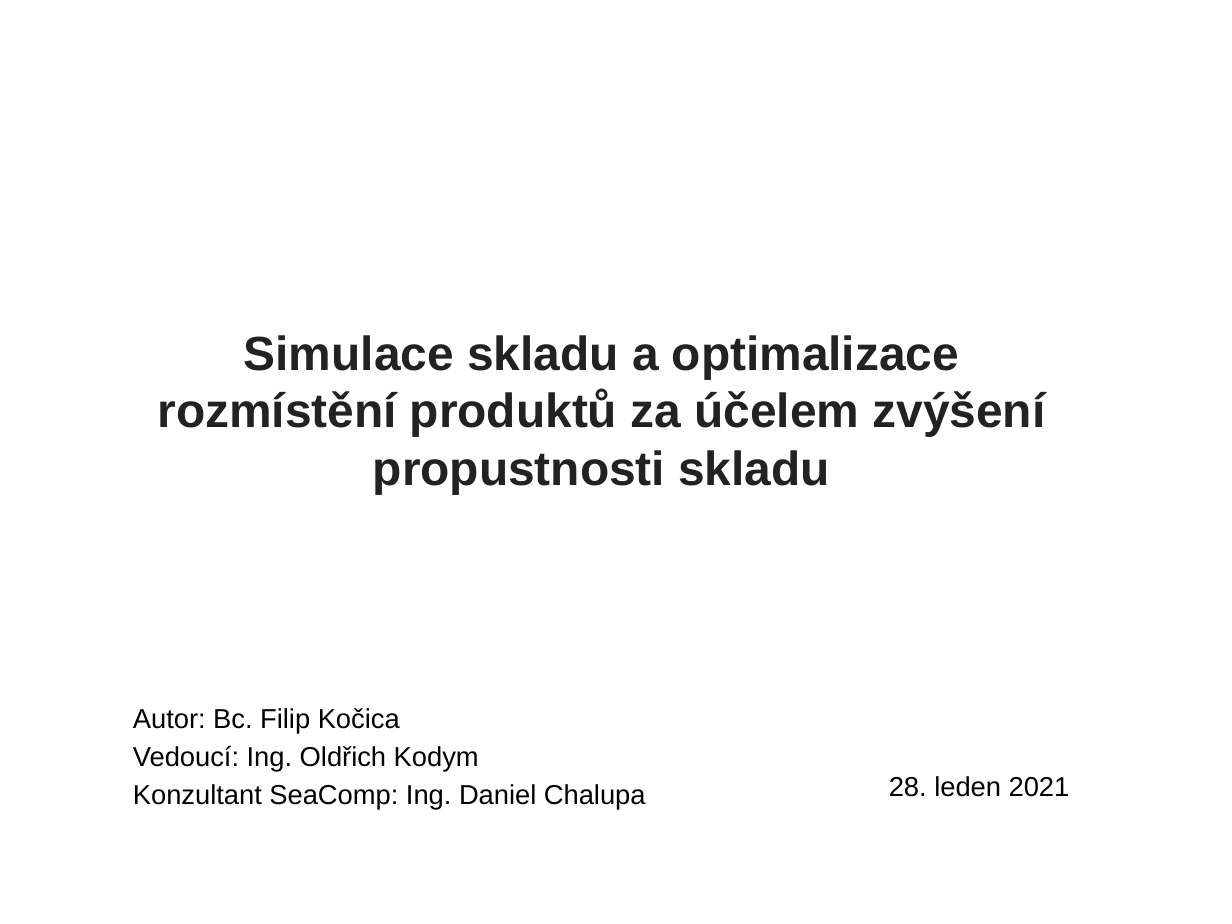
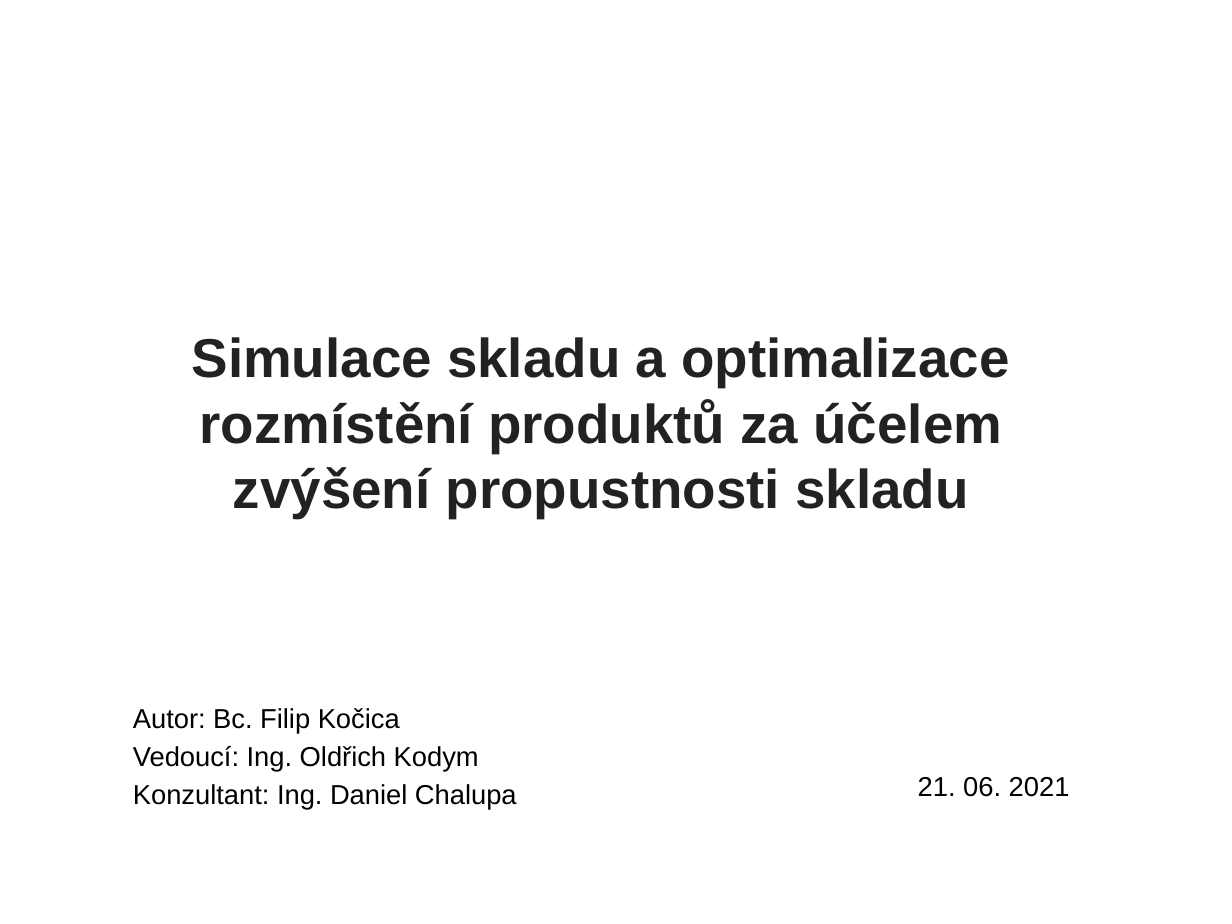
Before and after one commit to kocica/warehouse-manager, a slide deck: slide 1 of doc/xkocic01.pptx. Drawn at 1232x924 pixels with LibreOffice and Linux fonts; fonts in the diff are those of the drawing; background and template pictures are left out. Boxes give left, top, right and bottom in pixels: in the first picture for what was removed or moved away, otherwise in the second. Text is boxed around its words. In the diff, an @@ line names an element or a change of style, - is before the commit and + after.

```diff
--- a/doc/xkocic01.pptx
+++ b/doc/xkocic01.pptx
@@ title "Simulace skladu a optimalizace rozmístění ..." at (192,337,1009,518): size 28 to 32 pt @@
@@ text at (918,777,1070,797): text changed @@
-28. leden 2021
+21. 06. 2021
@@ text at (133,784,517,810): text changed @@
-Konzultant SeaComp: Ing. Daniel Chalupa
+Konzultant: Ing. Daniel Chalupa
```
Also in this commit, not shown: 10 other slides changed, 6 slides added, 3 slides removed, 1 other file.
